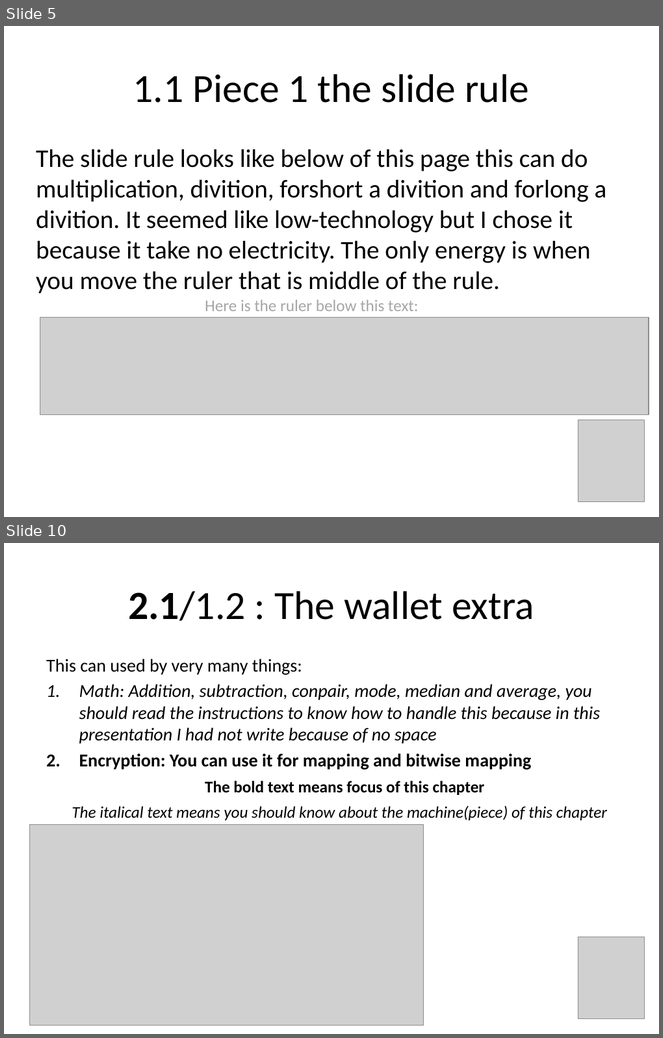
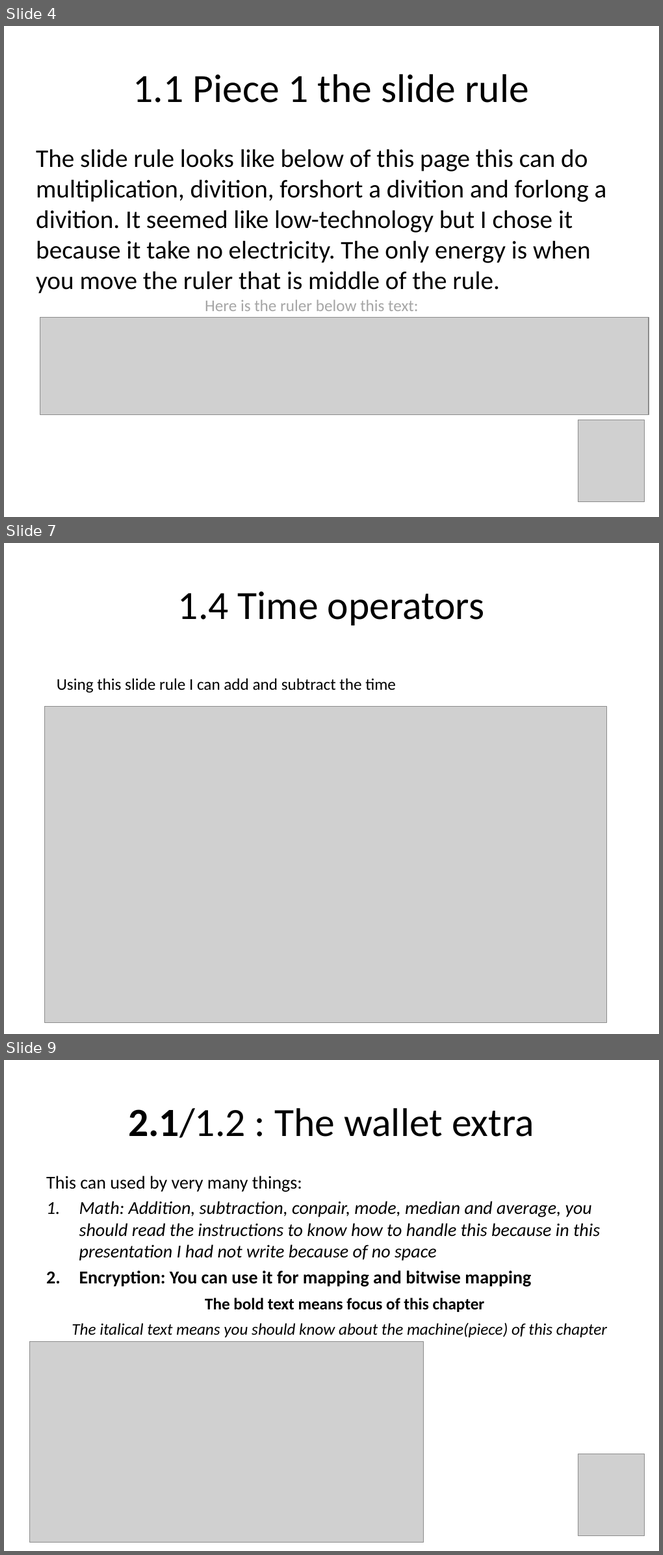
Before and after one commit to mo-mosverkstad/my_ideas, a slide deck: battery_free_computer/The_battery_free_computer.pptx. Shown one above the other, each under a label of ours: slides 5 and 10 before the commit, slides 4, 7 and 9 after it; the slides between them are not shown. The pictures are 663x1038 and 663x1555 pixels, drawn with LibreOffice and Linux fonts; fonts in the diff are those of the drawing; grey boxes stand for pictures. Boxes give left, top, right and bottom in pixels: in the first picture for what was removed or moved away, otherwise in the second. Text is boxed around its words. In the diff, an @@ line names an element or a change of style, - is before the commit and + after.

```diff
--- a/battery_free_computer/The_battery_free_computer.pptx
+++ b/battery_free_computer/The_battery_free_computer.pptx
@@ slide 7 added at (4,543,659,1034), background #FFFFFF @@
@@ title added at (178,591,485,626), 44 pt, text #000000 @@
+1.4 Time operators
@@ text added at (57,678,396,693), 18 pt, text #000000 @@
+Using this slide rule I can add and subtract the time
@@ picture added at (44,707,607,1023) @@
@@ what was slide 5 is now slide 4 @@
@@ what was slide 10 is now slide 9 @@
```
Also in this commit, not shown: 8 slides changed, 2 other slides added, 4 slides removed.
